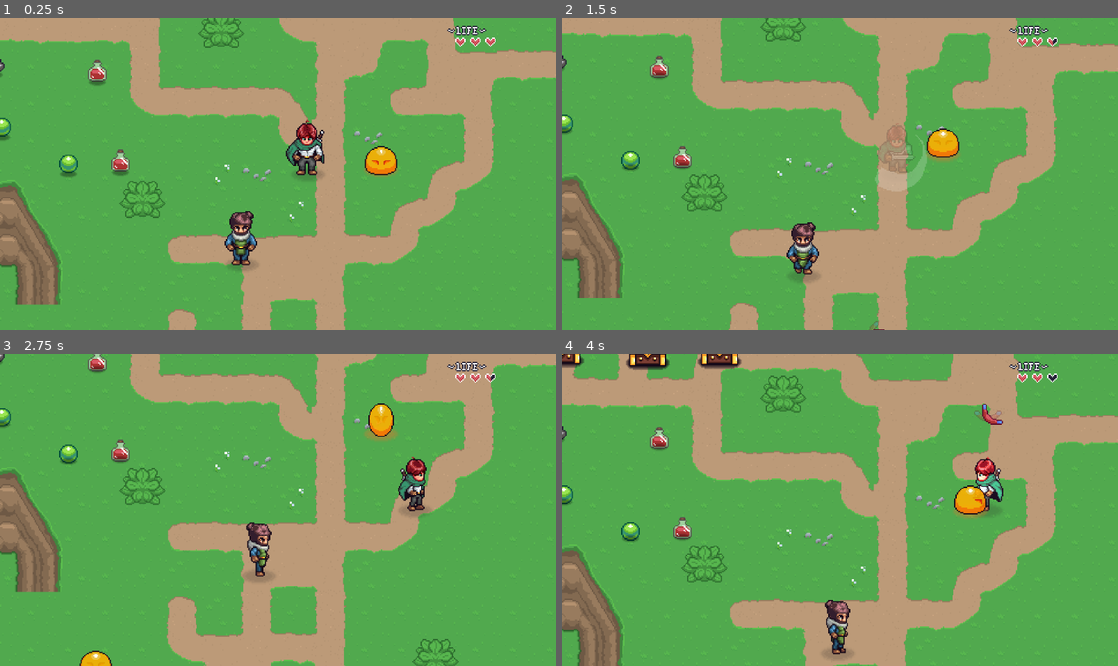
Above: before the commit, frames 1-4 (two rows, left to right).
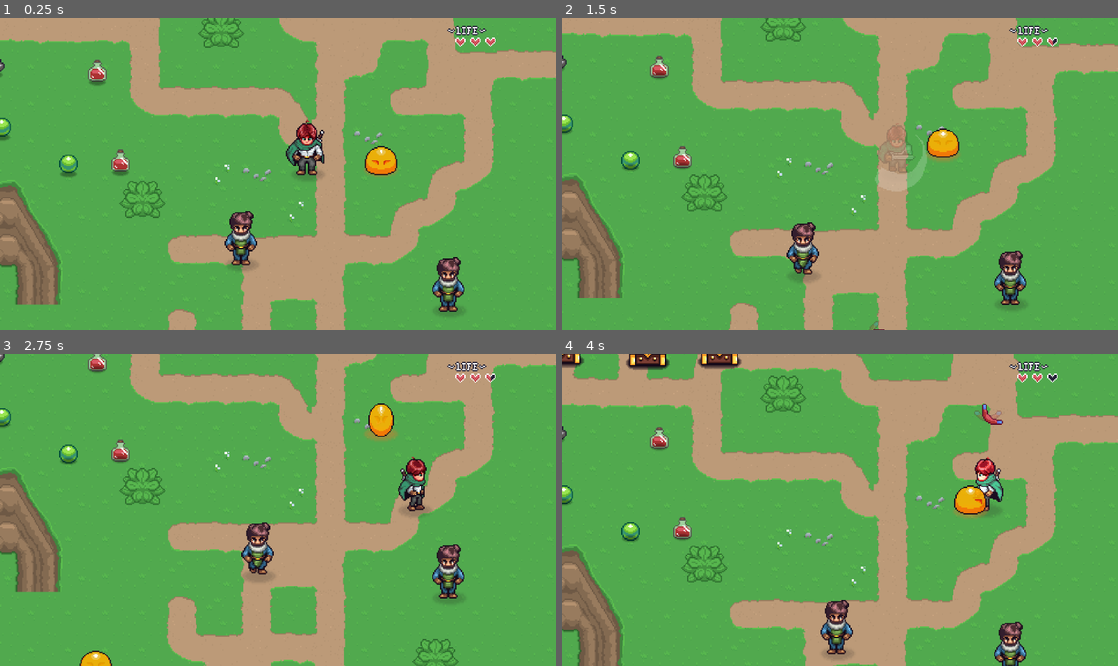
Above: after the commit, the same moments.

Repository: xatar/rpg2026second
Game: Godot game, scene res://playground.tscn
Two runs of this game, one before a commit and one after it. Both use one fixed random seed, a clock stepped at 60 frames per second and the inputs below. Sound files missing from this copy of the repository are replaced by a short silence.
Inputs (mouse positions are in pixels of both pictures, inside the frame that each line leads up to):
- Up to frame 1 (0.25 s): no input
- Up to frame 2 (1.5 s): move the mouse to (962, 158) at 0.52 s; hold D (right) 0.53-1.28 s; hold Right mouse button (ability) 0.53-1.28 s; move the mouse to (728, 189) at 1.27 s; hold S (down) from 1.28 s (still down); click (728, 189) at 1.35 s
- Up to frame 3 (2.75 s): move the mouse to (333, 441) at 2.02 s; release S (down) at 2.03 s; hold D (right) from 2.03 s (still down); hold F (interact) from 2.03 s (still down)
- Up to frame 4 (4 s): move the mouse to (812, 572) at 2.77 s; release D (right) at 2.78 s; release F (interact) at 2.78 s; hold W (up) 2.78-3.53 s; right-click (812, 572) at 2.85 s; move the mouse to (1006, 556) at 3.52 s; press the mouse at (1006, 556) at 3.53 s; hold A (left) from 3.53 s (still down)

The runs differ from the first frame. In frame 1, 0.8% of the frame differs, in the area x 77-84%, y 76-96%; in frame 2, 0.8%; in frame 3, 1.4%, in the area x 43-84%, y 53-80%; in frame 4, 1.2%.

Commit message:
npc patrol behaviour

Diff:
--- a/npc_behaviour_patrol.gd
+++ b/npc_behaviour_patrol.gd
@@ -1,11 +1,90 @@
-extends Node2D
+@tool
+extends NPCBehaviour
+
+const COLORS = [Color(1,0,0),Color(0,1,0),Color(0,0,1),Color(1,1,0),Color(1,0,1),Color(0,1,1),Color(1,0,0)]
+
+@export var walk_speed : float = 30.0
+var patrol_location : Array[PatrolLocation]
+var current_location_index : int = 0
+var target : PatrolLocation
+
+
 
 
 # Called when the node enters the scene tree for the first time.
 func _ready() -> void:
+	gather_patrol_locations()
+	if Engine.is_editor_hint():
+		child_entered_tree.connect(gather_patrol_locations)
+		child_order_changed.connect(gather_patrol_locations)
+		return
 	pass # Replace with function body.
+	super()
+	if patrol_location.size() == 0:
+		process_mode = Node.PROCESS_MODE_DISABLED
+		return
+	target = patrol_location[0]
 
+func gather_patrol_locations(_n : Node = null)->void:
+	patrol_location = []
+	for c in get_children():
+		if c is PatrolLocation:
+			patrol_location.append(c)
+
+	if Engine.is_editor_hint():
+		if patrol_location.size()>0:
+			for i in patrol_location.size():
+				var _p = patrol_location[i] as PatrolLocation
+
+				#if not _p.transform_changed.is_connected(gather_patrol_locations):
+					#_p.transform_changed.connect(gather_patrol_locations)
+
+				_p.update_label(str(i))
+				_p.modulate = _get_color_by_index(i)
+
+				#var _next : PatrolLocation
+				#if i < patrol_location.size()-1:
+					#_next = patrol_location[i + 1]
+				#else:
+					#_next = patrol_location[0]
+				#_p.update_line(_next.postion)
+		return
+	pass
+
+func _get_color_by_index(i : int )->Color:
+	var color_count : int = COLORS.size()
+	while i > color_count -1:
+		i -= color_count
+	return COLORS[i]
 
 # Called every frame. 'delta' is the elapsed time since the previous frame.
 func _process(delta: float) -> void:
+	if Engine.is_editor_hint():
+		return
+	if npc.global_position.distance_to(target.target_postion) < 1:
+		start()
 	pass
+
+func start()->void:
+	if npc.do_behaviour == false or patrol_location.size()<2:
+		return
+	#Idle
+	npc.global_position = target.target_postion
+	npc.state = "idle"
+	npc.velocity = Vector2.ZERO
+	npc.update_animation()
+	var wait_time : float = target.wait_time
+	current_location_index += 1
+	if current_location_index >= patrol_location.size():
+		current_location_index = 0
+	target = patrol_location[current_location_index]
+	await get_tree().create_timer(wait_time).timeout
+	if npc.do_behaviour == false:
+		return
+	npc.state = "walk"
+	var _dir = global_position.direction_to(target.target_postion)
+	npc.direction = _dir
+	npc.velocity = walk_speed * _dir
+	npc.update_direction(target.target_postion)
+	npc.update_animation()
+	pass
--- a/patrol_location.gd
+++ b/patrol_location.gd
@@ -7,10 +7,21 @@
 		_update_wait_time_label()
 
 
+var target_postion : Vector2  = Vector2.ZERO
+
+signal transform_changed
+
+func _enter_tree()->void:
+	set_notify_transform(true)
+
+
+func _notification(what: int) -> void:
+	if what == NOTIFICATION_TRANSFORM_CHANGED:
+		transform_changed.emit()
 
 func _update_wait_time_label()->void:
 	if Engine.is_editor_hint():
-		$Sprite2D/Label2.text = "wait: " + str(wait_time) + "s"
+		$Sprite2D/Label2.text = "wait: " + str( wait_time ) + "s"
 
 	pass
 
@@ -18,9 +29,22 @@
 
 # Called when the node enters the scene tree for the first time.
 func _ready() -> void:
+	target_postion = global_position
+	_update_wait_time_label()
+	if Engine.is_editor_hint():
+		return
+	$Sprite2D.queue_free()
+
+
 	pass # Replace with function body.
 
+func update_label(_s:String)->void:
+	$Sprite2D/Label.text = _s
 
+func update_line(next_location:Vector2)->void:
+	var line : Line2D = $Sprite2D/Line2D
+	line.points[1] = next_location - position
+	pass
 # Called every frame. 'delta' is the elapsed time since the previous frame.
 func _process(delta: float) -> void:
 	pass
--- a/patrol_location.tscn
+++ b/patrol_location.tscn
@@ -31,12 +31,12 @@
 offset_left = -20.0
 offset_top = -9.0
 offset_right = 20.0
-offset_bottom = 40.0
+offset_bottom = 30.0
 theme_override_colors/font_shadow_color = Color(0, 0, 0, 0.126)
 theme_override_constants/shadow_offset_x = 1
 theme_override_constants/shadow_offset_y = 0
 theme_override_font_sizes/font_size = 13
-text = "1
+text = "0
 "
 horizontal_alignment = 1
 
--- a/playground.tscn
+++ b/playground.tscn
@@ -16,6 +16,7 @@
 [ext_resource type="PackedScene" uid="uid://blbiyxochh0gu" path="res://npc.tscn" id="14_f7pug"]
 [ext_resource type="Resource" uid="uid://1iivqoiiod7w" path="res://npc_01.tres" id="15_dk0co"]
 [ext_resource type="PackedScene" uid="uid://rvfsuwrxxr4e" path="res://npc_behaviour_wander.tscn" id="15_jgc46"]
+[ext_resource type="PackedScene" uid="uid://neiy48l6uifn" path="res://npc_behaviour_patrol.tscn" id="17_ycdrs"]
 
 [node name="Playground" type="Node2D" unique_id=1621601241]
 y_sort_enabled = true
@@ -105,4 +106,12 @@
 npc_resource = ExtResource("15_dk0co")
 
 [node name="NpcBehaviourWander" parent="NPC" unique_id=1600767806 instance=ExtResource("15_jgc46")]
+position = Vector2(-1, 1)
 wander_range = 3
+
+[node name="NPC2" parent="." unique_id=597693290 instance=ExtResource("14_f7pug")]
+position = Vector2(579, 294)
+npc_resource = ExtResource("15_dk0co")
+
+[node name="NpcBehaviourPatrol" parent="NPC2" unique_id=1292298052 instance=ExtResource("17_ycdrs")]
+position = Vector2(-35, -4)
